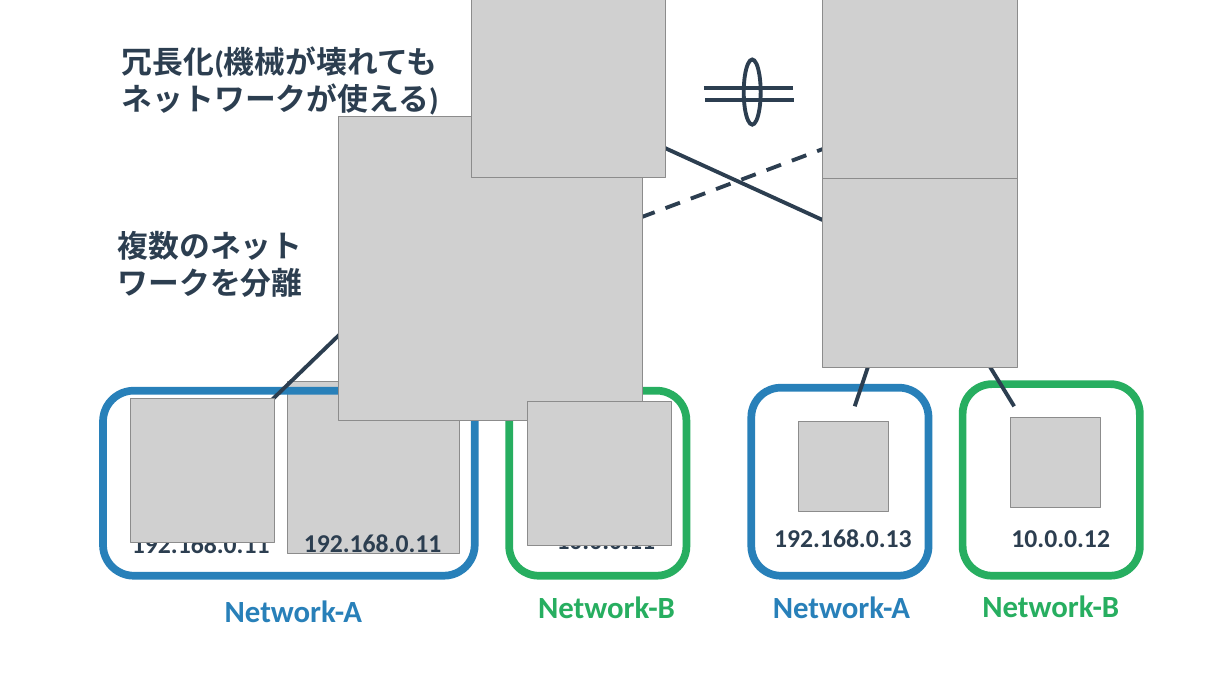
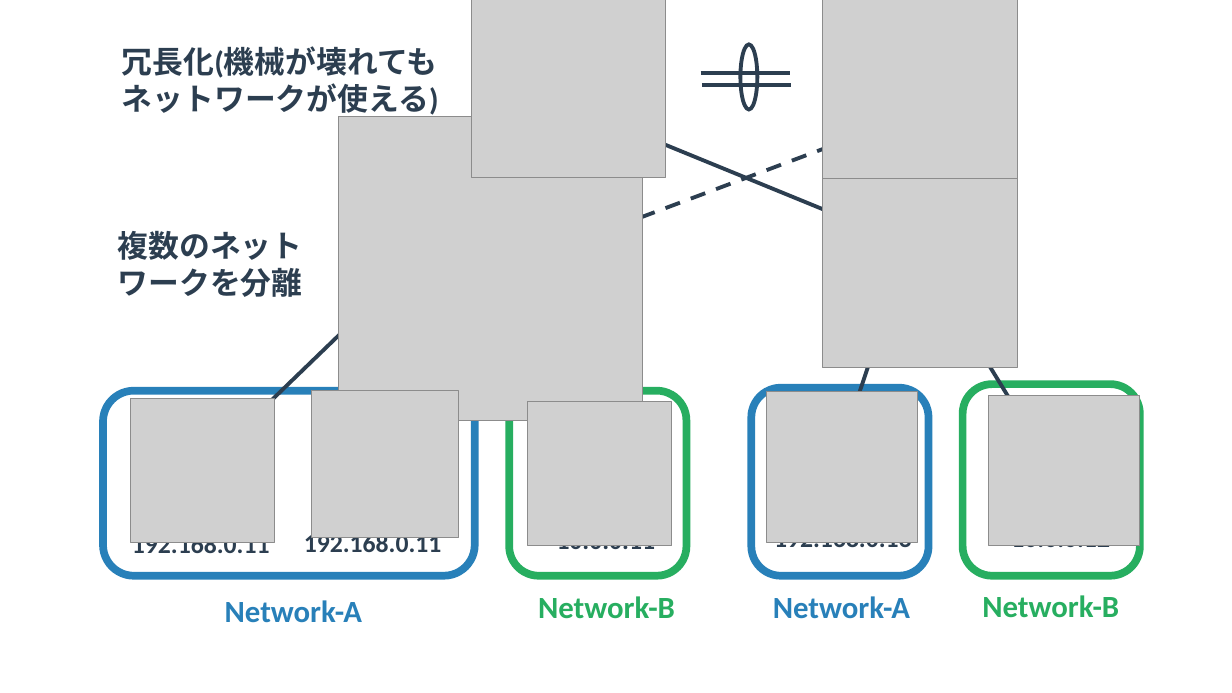
Before and after one commit to yuichi110/www.yuichi.com-network, a slide deck: slide 3 of slides/0010.pptx. Drawn at 1232x693 pixels with LibreOffice and Linux fonts; fonts in the diff are those of the drawing; grey boxes stand for pictures. Boxes give left, top, right and bottom in pixels: in the first picture for what was removed or moved away, otherwise in the second. Text is boxed around its words. In the diff, an @@ line names an element or a change of style, - is before the commit and + after.

```diff
--- a/slides/0010.pptx
+++ b/slides/0010.pptx
@@ 2 lines, 1 ellipse: place and size @@
-2 lines, 1 ellipse at box(704, 59, 795, 125)
+2 lines, 1 ellipse at box(701, 44, 791, 110)
@@ line moved from (593, 116) - (863, 238) to (593, 116) - (908, 244) @@
@@ picture: place and size @@
-picture at box(287, 382, 459, 554)
+picture at box(311, 391, 458, 538)
@@ picture added at box(767, 392, 918, 543) @@
@@ picture added at box(989, 396, 1140, 546) @@
@@ picture removed at box(1010, 418, 1101, 508) @@
@@ picture removed at box(799, 421, 889, 512) @@
```
Also in this commit, not shown: 7 other slides changed, 1 slide removed, 27 other files.
